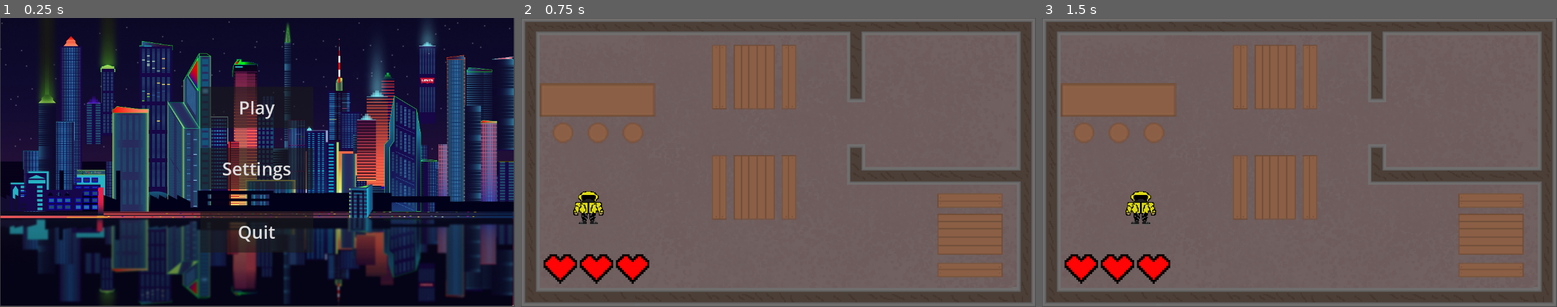
Above: before the commit, frames 1-3 (left to right).
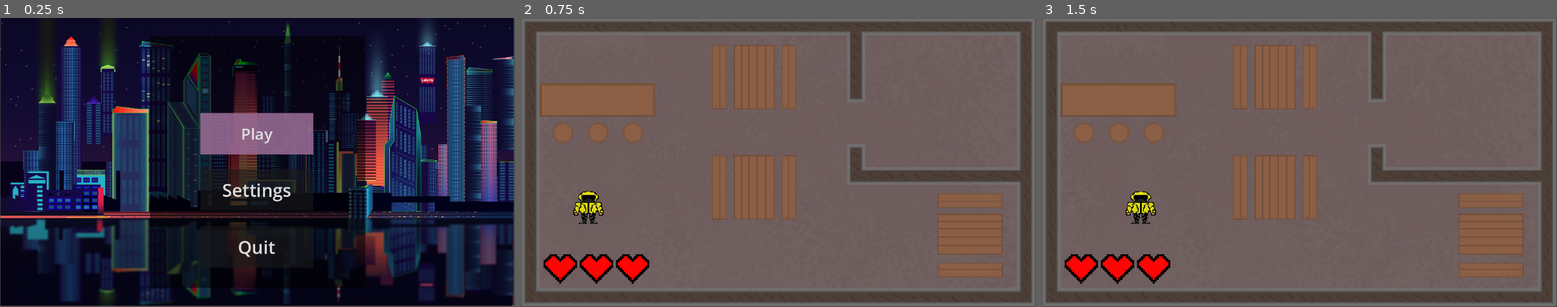
Above: after the commit, the same moments.

Repository: liketaurus/SE-practice-template
Game: Godot game, scene res://Scenes/menu.tscn
Two runs of this game, one before a commit and one after it. Both use one fixed random seed, a clock stepped at 60 frames per second and the inputs below.
Inputs:
- Up to frame 1 (0.25 s): no input
- Up to frame 2 (0.75 s): click "Play" at 0.5 s
- Up to frame 3 (1.5 s): tap Enter at 1.25 s; hold D from 1.28 s (still down); hold Shift from 1.28 s (still down)

The runs differ from the first frame. In frame 1, 21% of the frame differs, in the area x 29-71%, y 6-94%; in frame 2, nothing differs; in frame 3, nothing differs.

Commit message:
Update menu.tscn

Diff:
--- a/src/Cyberpunk2069/Scenes/menu.tscn
+++ b/src/Cyberpunk2069/Scenes/menu.tscn
@@ -1,7 +1,17 @@
-[gd_scene load_steps=3 format=3 uid="uid://cneu1l0jfnksk"]
+[gd_scene load_steps=6 format=3 uid="uid://cneu1l0jfnksk"]
 
 [ext_resource type="Script" path="res://Scripts/menu.gd" id="1_7wt4u"]
 [ext_resource type="Texture2D" uid="uid://c8ywycbmqvmkv" path="res://Textures/MenuImage.jpg" id="2_oi3x8"]
+
+[sub_resource type="StyleBoxFlat" id="StyleBoxFlat_78o4e"]
+bg_color = Color(0, 0, 0, 0.537255)
+corner_detail = 20
+
+[sub_resource type="StyleBoxFlat" id="StyleBoxFlat_0qh6s"]
+bg_color = Color(0.611765, 0.431373, 0.592157, 0.854902)
+
+[sub_resource type="StyleBoxFlat" id="StyleBoxFlat_3enoh"]
+bg_color = Color(0.619608, 0.478431, 0.623529, 0.694118)
 
 [node name="Menu" type="Node2D"]
 script = ExtResource("1_7wt4u")
@@ -11,27 +21,42 @@
 scale = Vector2(0.299106, 0.299106)
 texture = ExtResource("2_oi3x8")
 
+[node name="Label" type="Label" parent="."]
+offset_left = 336.0
+offset_top = 40.0
+offset_right = 817.0
+offset_bottom = 605.0
+theme_type_variation = &"HeaderLarge"
+theme_override_colors/font_color = Color(0.811765, 0.564706, 0, 1)
+theme_override_font_sizes/font_size = 50
+theme_override_styles/normal = SubResource("StyleBoxFlat_78o4e")
+text = "Cyberpunk 2069"
+horizontal_alignment = 1
+visible_ratio = -0.0714286
+
 [node name="Play" type="Button" parent="."]
 offset_left = 448.0
-offset_top = 154.0
+offset_top = 213.0
 offset_right = 701.0
-offset_bottom = 247.0
-theme_override_font_sizes/font_size = 40
+offset_bottom = 306.0
+theme_override_font_sizes/font_size = 35
+theme_override_styles/normal = SubResource("StyleBoxFlat_0qh6s")
+theme_override_styles/hover = SubResource("StyleBoxFlat_3enoh")
 text = "Play"
 
 [node name="Settings" type="Button" parent="."]
 offset_left = 448.0
-offset_top = 291.0
+offset_top = 339.0
 offset_right = 701.0
-offset_bottom = 384.0
+offset_bottom = 432.0
 theme_override_font_sizes/font_size = 40
 text = "Settings"
 
 [node name="Quit" type="Button" parent="."]
 offset_left = 448.0
-offset_top = 433.0
+offset_top = 467.0
 offset_right = 701.0
-offset_bottom = 526.0
+offset_bottom = 560.0
 theme_override_font_sizes/font_size = 40
 text = "Quit"
 
